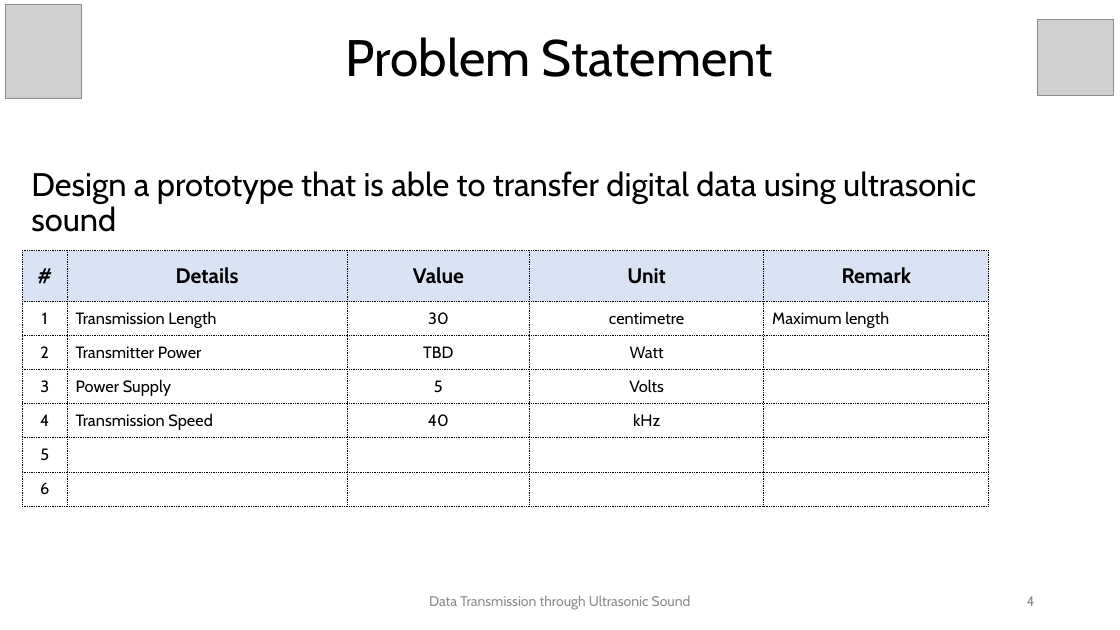
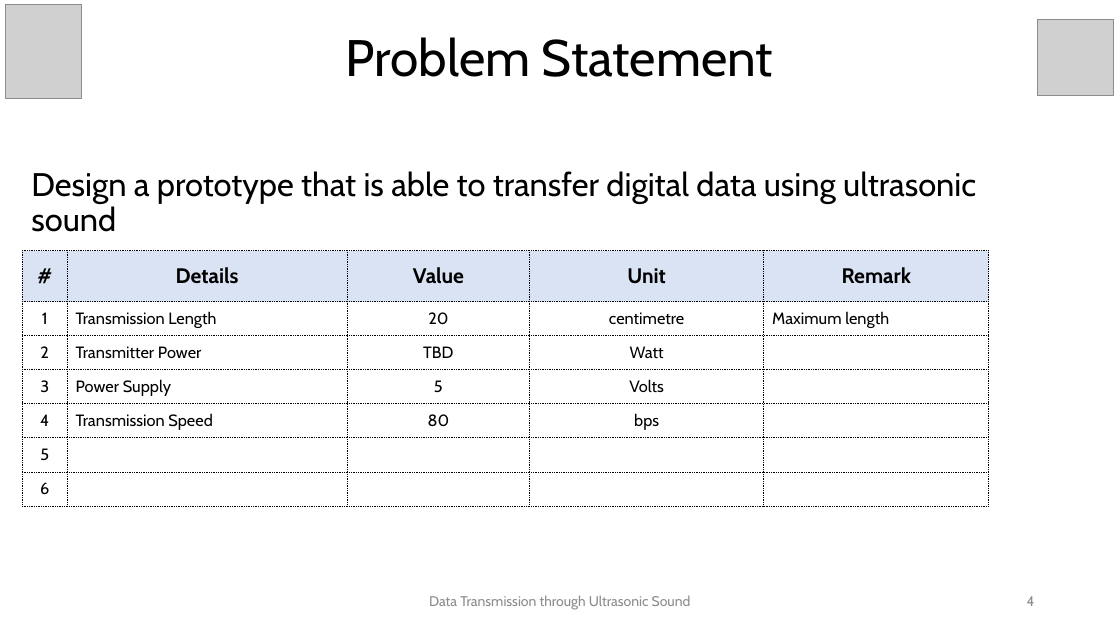
Before and after one commit to karthik-k-bhat/Ultrasonic-Data-Transfer, a slide deck: slide 4 of PESU_E&C_4th_Sem_data_transfer_with_ultrasonic v2.pptx. Drawn at 1120x630 pixels with LibreOffice and Linux fonts; fonts in the diff are those of the drawing; grey boxes stand for pictures. Boxes give left, top, right and bottom in pixels: in the first picture for what was removed or moved away, otherwise in the second. Text is boxed around its words. In the diff, an @@ line names an element or a change of style, - is before the commit and + after.

```diff
--- a/PESU_E&C_4th_Sem_data_transfer_with_ultrasonic v2.pptx
+++ b/PESU_E&C_4th_Sem_data_transfer_with_ultrasonic v2.pptx
@@ table at (23, 250, 989, 506) @@
-row 2, column 3: 30
+row 2, column 3: 20
-row 5, column 3: 40
+row 5, column 3: 80
-row 5, column 4: kHz
+row 5, column 4: bps
```
Also in this commit, not shown: 9 other slides changed, 4 other files.
